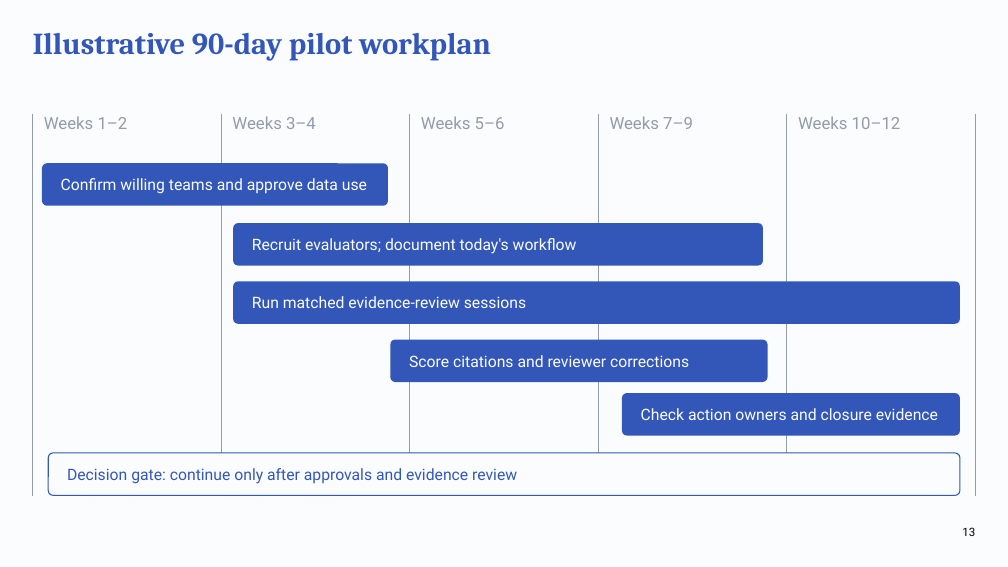
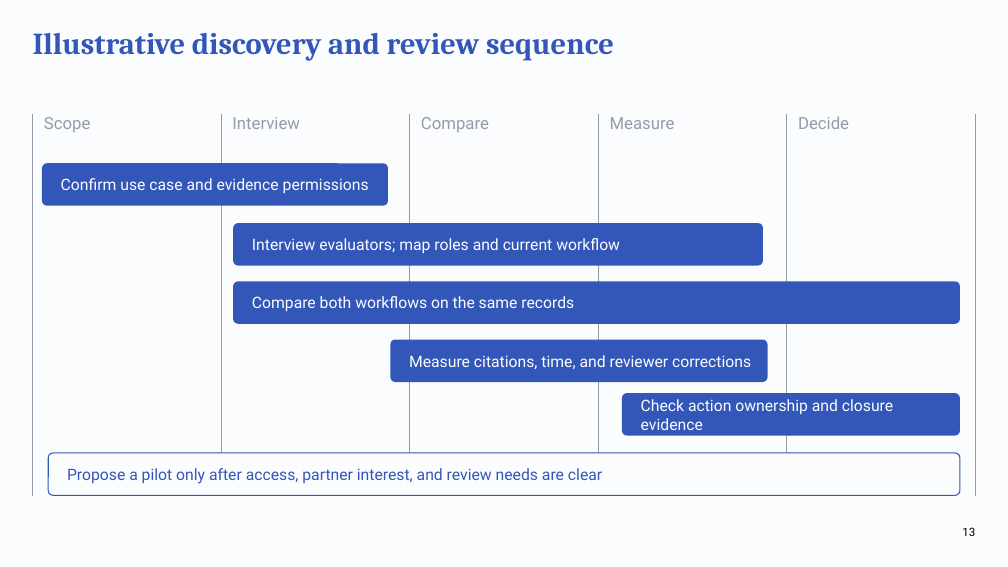
Before and after one commit to deepeshaiml/DrillLoop, a slide deck: slide 13 of DrillLoop_Business_Review.pptx. Drawn at 1008x567 pixels with LibreOffice and Linux fonts; fonts in the diff are those of the drawing. Boxes give left, top, right and bottom in pixels: in the first picture for what was removed or moved away, otherwise in the second. Text is boxed around its words. In the diff, an @@ line names an element or a change of style, - is before the commit and + after.

Commit message:
Align Eureka materials with reviewer feedback

```diff
--- a/DrillLoop_Business_Review.pptx
+++ b/DrillLoop_Business_Review.pptx
@@ title at box(33, 33, 614, 61): text changed @@
-Illustrative 90-day pilot workplan
+Illustrative discovery and review sequence
@@ table at box(33, 114, 974, 496) @@
-row 1: Weeks 1–2 | Weeks 3–4 | Weeks 5–6 | Weeks 7–9 | Weeks 10–12
+row 1: Scope | Interview | Compare | Measure | Decide
@@ text in rounded rectangle at box(61, 178, 369, 193): text changed @@
-Confirm willing teams and approve data use
+Confirm use case and evidence permissions
@@ text in rounded rectangle at box(252, 238, 620, 253): text changed @@
-Recruit evaluators; document today's workflow
+Interview evaluators; map roles and current workflow
@@ text in rounded rectangle at box(252, 296, 574, 311): text changed @@
-Run matched evidence-review sessions
+Compare both workflows on the same records
@@ text in rounded rectangle at box(409, 355, 751, 369): text changed @@
-Score citations and reviewer corrections
+Measure citations, time, and reviewer corrections
@@ text in rounded rectangle at box(641, 399, 893, 430): text changed @@
-Check action owners and closure evidence
+Check action ownership and closure evidence
@@ text in rounded rectangle at box(67, 468, 602, 484): text changed @@
-Decision gate: continue only after approvals and evidence review
+Propose a pilot only after access, partner interest, and review needs are clear
```
Also in this commit, not shown: 11 other slides changed, 14 other files.
